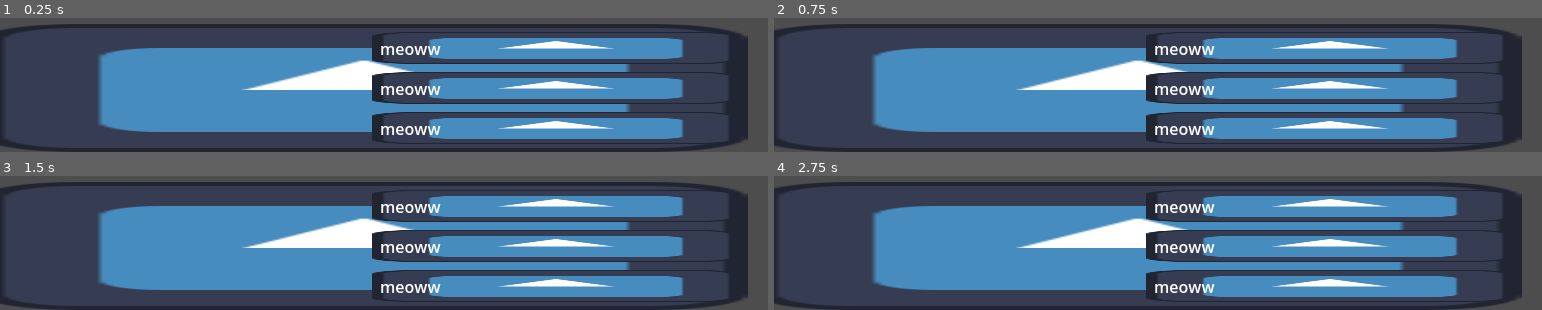
Above: before the commit, frames 1-4 (two rows, left to right).
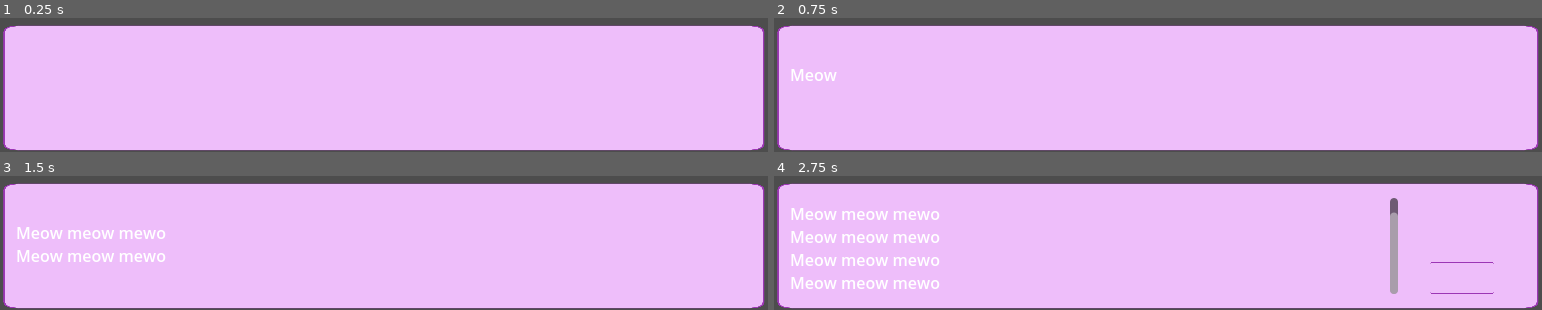
Above: after the commit, the same moments.

Repository: suaviloquence/green-hearts
Game: Godot game, scene res://main.tscn
Two runs of this game, one before a commit and one after it. Both use one fixed random seed, a clock stepped at 60 frames per second and the inputs below. The engine's default icon, where the game draws it, is replaced by a stand-in: a white triangle on a blue panel in a dark square.
Inputs (mouse positions are in pixels of both pictures, inside the frame that each line leads up to):
- Up to frame 1 (0.25 s): no input
- Up to frame 2 (0.75 s): tap Enter at 0.5 s; move the mouse to (1134, 87) at 0.52 s; press the mouse at (1134, 87) at 0.53 s
- Up to frame 3 (1.5 s): tap Space at 1.25 s; move the mouse to (552, 205) at 1.27 s; release the mouse at (552, 205) at 1.28 s; click (552, 205) at 1.35 s
- Up to frame 4 (2.75 s): move the mouse to (1326, 245) at 2.02 s; press the mouse at (1326, 245) at 2.03 s

The runs differ from the first frame. In frame 1, 95% of the frame differs, in the area x 0-100%, y 4-100%; in frame 2, 95%; in frame 3, 95%; in frame 4, 95%.
Error before the commit: Invalid assignment of property or key 'text' with value of type 'String' on a base object of type 'null instance'. (res://story_box_choose_3.gd:10)

Commit message:
upd8

Diff:
--- a/choose3.gd
+++ b/choose3.gd
@@ -2,8 +2,12 @@
 extends DialogTree
 
 @export var first: DialogTree
+@export var first_text: String
 @export var second: DialogTree
+@export var second_text: String
 @export var third: DialogTree
+@export var third_text: String
+
 
 func _next(data: int) -> DialogTree:
 	assert(data == 1 or data == 2 or data == 3)
--- a/dialogtree.gd
+++ b/dialogtree.gd
@@ -3,5 +3,10 @@
 
 @export_multiline var text: String
 
+var mutate_player = null
+
+func _next(data:int) -> DialogTree:
+	return null
+
 func next(data: int) -> DialogTree:
-	return null
+	return _next(data)
--- /dev/null
+++ b/level.gd
@@ -0,0 +1,48 @@
+class_name Level
+extends Node2D
+
+signal done
+
+@export var tree: DialogTree
+
+@onready var player := $Player as Player
+
+
+func _ready() -> void:
+	render_tree(tree)
+
+func render_tree(dtree: DialogTree):
+	if dtree.mutate_player:
+		dtree.mutate_player.call(player)
+	var data := 0
+	if dtree is DialogNode:
+		var node := preload("res://story_box_continue.tscn").instantiate()
+		node.text = dtree.text
+		add_box(node)
+		await node.really_done
+		node.queue_free()
+	elif dtree is Choose2:
+		var node := preload("res://story_box_choose2.tscn").instantiate()
+		node.text = dtree.text
+		node.first_text = dtree.first_text
+		node.second_text = dtree.second_text
+		add_box(node)
+		data = await node.chose
+		node.queue_free()
+	elif dtree is Choose3:
+		var node := preload("res://story_box_choose3.tscn").instantiate()
+		node.text = dtree.text
+		node.first_text = dtree.first_text
+		node.second_text = dtree.second_text
+		node.third_text = dtree.third_text
+		add_box(node)
+		data = await node.chose
+		node.queue_free()
+	elif dtree is Terminus:
+		done.emit()
+	dtree = dtree.next(data)
+	render_tree(dtree)
+
+func add_box(node: StoryBox):
+	node.position = Vector2(768/2, 512-128/2)
+	add_child(node)
--- /dev/null
+++ b/level.tscn
@@ -0,0 +1,9 @@
+[gd_scene load_steps=3 format=3 uid="uid://d080f10bt85i1"]
+
+[ext_resource type="Script" path="res://level.gd" id="1_e6bfa"]
+[ext_resource type="PackedScene" path="res://Player.tscn" id="2_r2hhi"]
+
+[node name="Level" type="Node2D"]
+script = ExtResource("1_e6bfa")
+
+[node name="Player" parent="." instance=ExtResource("2_r2hhi")]
--- a/main.tscn
+++ b/main.tscn
@@ -1,10 +1,45 @@
-[gd_scene load_steps=3 format=3 uid="uid://dse24gbhi00pt"]
+[gd_scene load_steps=10 format=3 uid="uid://dse24gbhi00pt"]
 
 [ext_resource type="Script" path="res://main.gd" id="1_px7dg"]
-[ext_resource type="PackedScene" uid="uid://6uogi85ky6wt" path="res://story_box_choose3.tscn" id="2_g62vb"]
+[ext_resource type="PackedScene" uid="uid://d080f10bt85i1" path="res://level.tscn" id="2_vpr8m"]
+[ext_resource type="Script" path="res://choose3.gd" id="4_0hwvw"]
+[ext_resource type="Script" path="res://dialognode.gd" id="4_xi4tj"]
+
+[sub_resource type="Resource" id="Resource_henb0"]
+script = ExtResource("4_xi4tj")
+text = "Hullur!!"
+
+[sub_resource type="Resource" id="Resource_j4kus"]
+script = ExtResource("4_xi4tj")
+text = "Meowing (very polite)"
+
+[sub_resource type="Resource" id="Resource_0t0e8"]
+script = ExtResource("4_xi4tj")
+text = "die
+die
+die"
+
+[sub_resource type="Resource" id="Resource_sq6tx"]
+script = ExtResource("4_0hwvw")
+first = SubResource("Resource_henb0")
+first_text = "Say hullur"
+second = SubResource("Resource_j4kus")
+second_text = "Meow nicely"
+third = SubResource("Resource_0t0e8")
+third_text = "say die"
+text = "Choose one of my friends:"
+
+[sub_resource type="Resource" id="Resource_dl6ty"]
+script = ExtResource("4_xi4tj")
+following = SubResource("Resource_sq6tx")
+text = "
+Meow meow mewo
+Meow meow mewo
+Meow meow mewo
+Meow meow mewo "
 
 [node name="Main" type="Node2D"]
 script = ExtResource("1_px7dg")
 
-[node name="StoryBox" parent="." instance=ExtResource("2_g62vb")]
-position = Vector2(364, 448)
+[node name="Level" parent="." instance=ExtResource("2_vpr8m")]
+tree = SubResource("Resource_dl6ty")
--- a/player.gd
+++ b/player.gd
@@ -1,5 +1,15 @@
 extends Node2D
+class_name Player
 
+# name
+@export var player_name: String
+# pronouns
+@export var they: String
+@export var them: String
+@export var their: String
+@export var theirs: String
+@export var themself: String
+# pronouns and anything else player needs to do
 
-@export var name: String
-# pronouns and anything else player needs to do
+@export var affection_meter: int
+@export var bad_decisions: Array
--- a/project.godot
+++ b/project.godot
@@ -19,6 +19,7 @@
 
 window/size/viewport_width=768
 window/size/viewport_height=512
+window/stretch/mode="viewport"
 
 [input]
 
--- a/story_box.tscn
+++ b/story_box.tscn
@@ -1,7 +1,7 @@
 [gd_scene load_steps=4 format=3 uid="uid://bq1hko0m1726r"]
 
 [ext_resource type="Script" path="res://story_box.gd" id="1_yokcb"]
-[ext_resource type="Texture2D" uid="uid://dnat0xj3japj8" path="res://icon.svg" id="2_f168b"]
+[ext_resource type="Texture2D" uid="uid://c76xv3x37dedt" path="res://box.png" id="2_ewnib"]
 
 [sub_resource type="RectangleShape2D" id="RectangleShape2D_4wlgr"]
 size = Vector2(768, 128)
@@ -17,7 +17,8 @@
 offset_right = 384.0
 offset_bottom = 64.0
 mouse_filter = 2
-texture = ExtResource("2_f168b")
+texture = ExtResource("2_ewnib")
+expand_mode = 1
 
 [node name="MarginContainer" type="MarginContainer" parent="Area2D/TextureRect"]
 layout_mode = 1
--- a/story_box_choose2.tscn
+++ b/story_box_choose2.tscn
@@ -2,7 +2,7 @@
 
 [ext_resource type="PackedScene" uid="uid://bq1hko0m1726r" path="res://story_box.tscn" id="1_ov6k3"]
 [ext_resource type="Script" path="res://story_box_choose_2.gd" id="2_tya7p"]
-[ext_resource type="Texture2D" uid="uid://dnat0xj3japj8" path="res://icon.svg" id="3_e7ofc"]
+[ext_resource type="Texture2D" uid="uid://c76xv3x37dedt" path="res://box.png" id="3_sn54m"]
 
 [sub_resource type="RectangleShape2D" id="RectangleShape2D_nnu41"]
 size = Vector2(368, 32)
@@ -13,6 +13,7 @@
 second_text = ""
 
 [node name="Options" type="Node2D" parent="." index="1"]
+visible = false
 position = Vector2(192, 0)
 
 [node name="Option1" type="Area2D" parent="Options" index="0"]
@@ -26,7 +27,7 @@
 offset_top = -16.0
 offset_right = 184.0
 offset_bottom = 33.0
-texture = ExtResource("3_e7ofc")
+texture = ExtResource("3_sn54m")
 expand_mode = 1
 
 [node name="MarginContainer" type="MarginContainer" parent="Options/Option1/TextureRect" index="0"]
@@ -56,7 +57,7 @@
 offset_top = 4.0
 offset_right = 183.0
 offset_bottom = 53.0
-texture = ExtResource("3_e7ofc")
+texture = ExtResource("3_sn54m")
 expand_mode = 1
 
 [node name="MarginContainer" type="MarginContainer" parent="Options/Option2/TextureRect" index="0"]
--- a/story_box_choose3.tscn
+++ b/story_box_choose3.tscn
@@ -2,7 +2,7 @@
 
 [ext_resource type="PackedScene" uid="uid://bq1hko0m1726r" path="res://story_box.tscn" id="1_185op"]
 [ext_resource type="Script" path="res://story_box_choose_3.gd" id="2_s3mcc"]
-[ext_resource type="Texture2D" uid="uid://dnat0xj3japj8" path="res://icon.svg" id="3_thpea"]
+[ext_resource type="Texture2D" uid="uid://c76xv3x37dedt" path="res://box.png" id="4_wocnn"]
 
 [sub_resource type="RectangleShape2D" id="RectangleShape2D_7n0ki"]
 size = Vector2(368, 32)
@@ -14,6 +14,7 @@
 third_text = ""
 
 [node name="Options" type="Node2D" parent="Area2D" index="2"]
+visible = false
 position = Vector2(192, 0)
 
 [node name="Option1" type="Area2D" parent="Area2D/Options" index="0"]
@@ -27,7 +28,7 @@
 offset_top = -16.0
 offset_right = 184.0
 offset_bottom = 16.0
-texture = ExtResource("3_thpea")
+texture = ExtResource("4_wocnn")
 expand_mode = 1
 
 [node name="MarginContainer" type="MarginContainer" parent="Area2D/Options/Option1/TextureRect" index="0"]
@@ -56,7 +57,7 @@
 offset_top = -16.0
 offset_right = 184.0
 offset_bottom = 16.0
-texture = ExtResource("3_thpea")
+texture = ExtResource("4_wocnn")
 expand_mode = 1
 
 [node name="MarginContainer" type="MarginContainer" parent="Area2D/Options/Option2/TextureRect" index="0"]
@@ -86,7 +87,7 @@
 offset_top = -16.0
 offset_right = 184.0
 offset_bottom = 16.0
-texture = ExtResource("3_thpea")
+texture = ExtResource("4_wocnn")
 expand_mode = 1
 
 [node name="MarginContainer" type="MarginContainer" parent="Area2D/Options/Option3/TextureRect" index="0"]
--- a/story_box_choose_2.gd
+++ b/story_box_choose_2.gd
@@ -6,8 +6,9 @@
 @export var second_text: String
 
 func _ready():
-	$Options/Option1/TextureRect/MarginContainer/Label.text = first_text
-	$Options/Option2/TextureRect/MarginContainer/Label.text = second_text
+	$Area2D/Options/Option1/TextureRect/MarginContainer/Label.text = first_text
+	$Area2D/Options/Option2/TextureRect/MarginContainer/Label.text = second_text
+	super._ready()
 
 
 func _on_done() -> void:
--- a/story_box_choose_3.gd
+++ b/story_box_choose_3.gd
@@ -7,9 +7,10 @@
 @export var third_text: String
 
 func _ready():
-	$Options/Option1/TextureRect/MarginContainer/Label.text = first_text
-	$Options/Option2/TextureRect/MarginContainer/Label.text = second_text
+	$Area2D/Options/Option1/TextureRect/MarginContainer/Label.text = first_text
+	$Area2D/Options/Option2/TextureRect/MarginContainer/Label.text = second_text
 	$Area2D/Options/Option3/TextureRect/MarginContainer/Label.text = third_text
+	super._ready()
 
 func _on_done() -> void:
 	($Area2D/TextureRect/MarginContainer as MarginContainer).add_theme_constant_override("margin_right", 384)
--- a/story_box_continue.tscn
+++ b/story_box_continue.tscn
@@ -2,7 +2,7 @@
 
 [ext_resource type="PackedScene" uid="uid://bq1hko0m1726r" path="res://story_box.tscn" id="1_01fff"]
 [ext_resource type="Script" path="res://story_box_continue.gd" id="2_tbdid"]
-[ext_resource type="Texture2D" uid="uid://dnat0xj3japj8" path="res://icon.svg" id="2_tsro5"]
+[ext_resource type="Texture2D" uid="uid://c76xv3x37dedt" path="res://box.png" id="3_f383m"]
 
 [sub_resource type="RectangleShape2D" id="RectangleShape2D_n8fvx"]
 size = Vector2(64, 32)
@@ -22,7 +22,7 @@
 offset_top = -16.0
 offset_right = 32.0
 offset_bottom = 16.0
-texture = ExtResource("2_tsro5")
+texture = ExtResource("3_f383m")
 expand_mode = 1
 
 [connection signal="done" from="." to="." method="_on_done"]
--- /dev/null
+++ b/terminus.gd
@@ -0,0 +1,2 @@
+class_name Terminus
+extends DialogTree
Binary file added: box.png
Not shown, added: box.png.import
